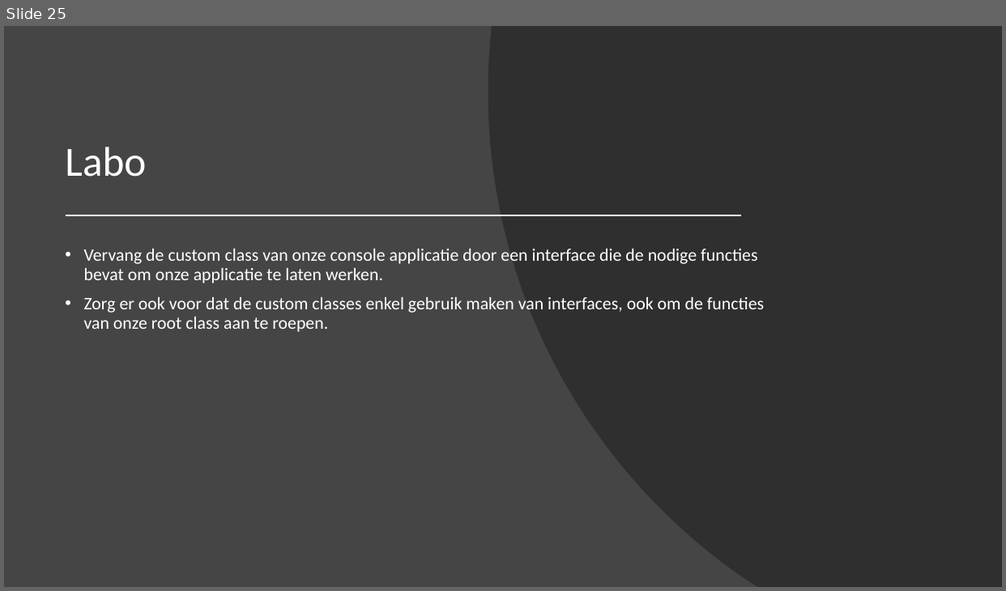
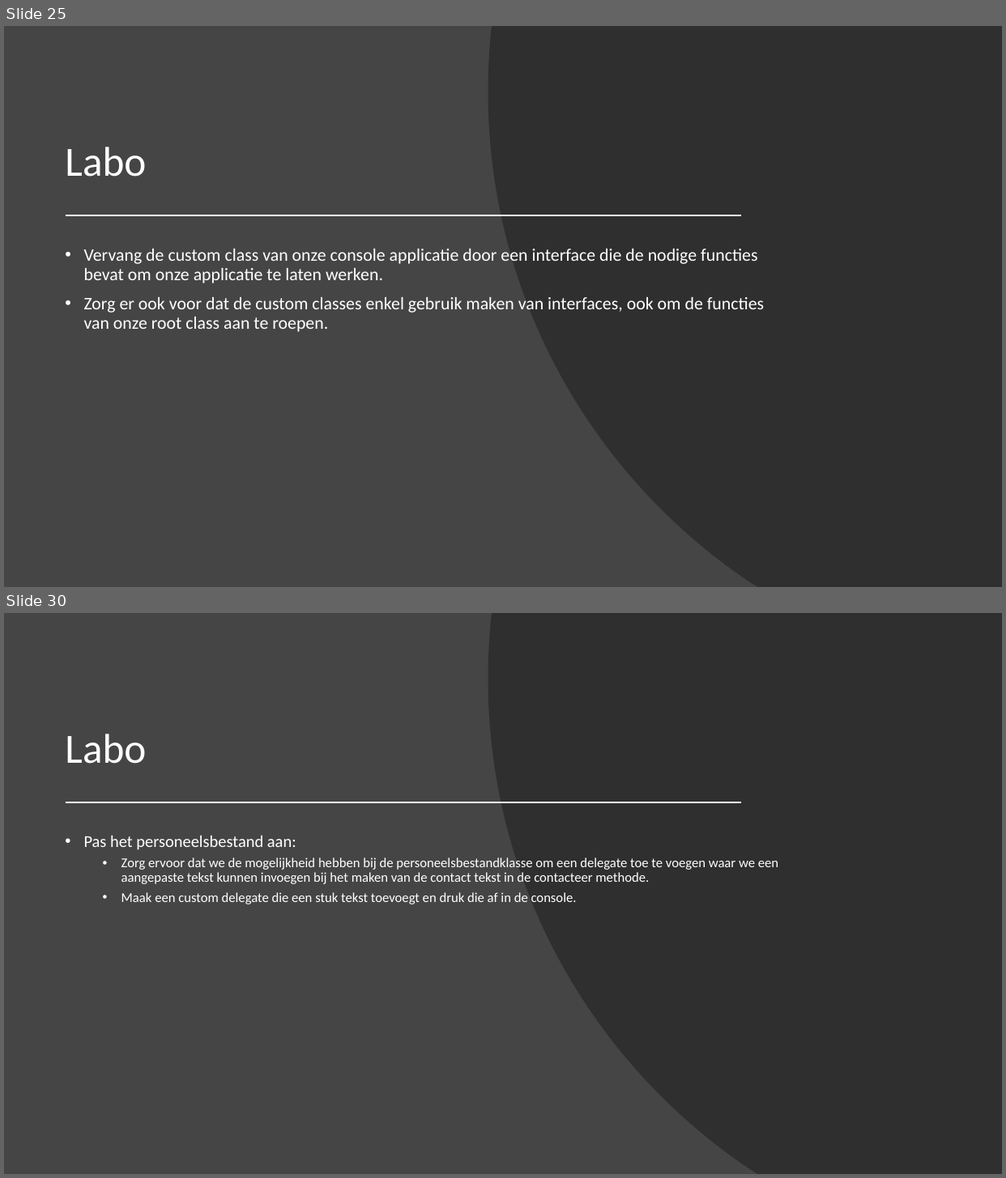
Before and after one commit to Fleximinded/BasicCSharp, a slide deck: Powerpoints/BasisCSharp-OO.pptx. Shown one above the other, each under a label of ours: slide 25 before the commit, slides 25 and 30 after it; the slides between them are not shown. The pictures are 1006x591 and 1006x1178 pixels, drawn with LibreOffice and Linux fonts; fonts in the diff are those of the drawing. Boxes give left, top, right and bottom in pixels: in the first picture for what was removed or moved away, otherwise in the second. Text is boxed around its words. In the diff, an @@ line names an element or a change of style, - is before the commit and + after.

Commit message:
Labo

```diff
--- a/Powerpoints/BasisCSharp-OO.pptx
+++ b/Powerpoints/BasisCSharp-OO.pptx
@@ slide 30 added at bbox=[4, 613, 1002, 1174], background #454545 @@
@@ freeform shape added at bbox=[488, 613, 1002, 1174], fill #262626 at 70% opacity @@
@@ title added at bbox=[65, 734, 146, 764], 40 pt, text #FFFFFF @@
+Labo
@@ line added from (67, 803) to (740, 803), #FFFFFF 1.5 pt @@
@@ text added at bbox=[84, 835, 778, 905], 13 pt, text #FFFFFF @@
+• Pas het personeelsbestand aan:
+  • Zorg ervoor dat we de mogelijkheid hebben bij de personeelsbestandklasse om een delegate toe te voegen waar we een aangepaste tekst kunnen invoegen bij het maken van de contact tekst in de contacteer methode.
+  • Maak een custom delegate die een stuk tekst toevoegt en druk die af in de console.
```
Also in this commit, not shown: 4 other slides added, 12 other files.
